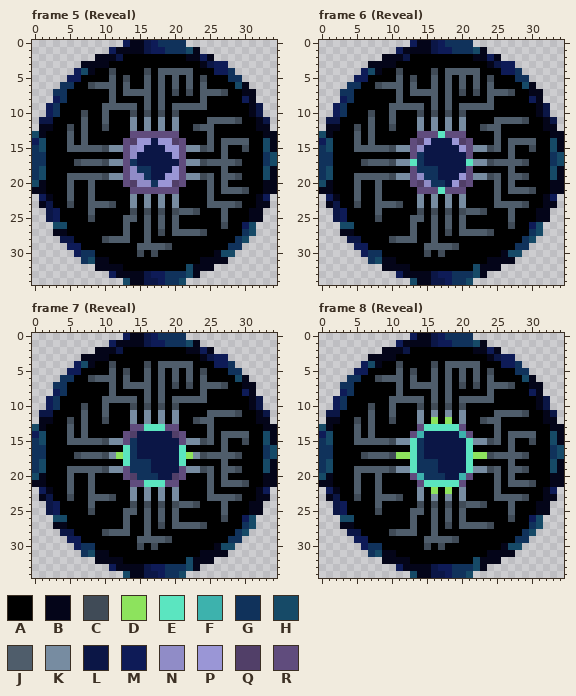
A pixel-art file gets an edit: Assets/Sprites/ArtifactBioluminescent.aseprite. The picture above is the old version.
35x35 pixels, 61 frames. Shown: frame 5 (Reveal), frame 6 (Reveal), frame 7 (Reveal), frame 8 (Reveal). The commit also changed other frames, which this record leaves out.
Palette (. is transparent): A #000000  B #040519  C #404b57  D #8de35d  E #5be5c0  F #3db2ad  G #10325b  H #164a67  J #4f5d6b  K #778ca1  L #0b1646  M #0e1b57  N #908cc7  P #9a96d6  Q #513f68  R #604c7d
And afterwards:
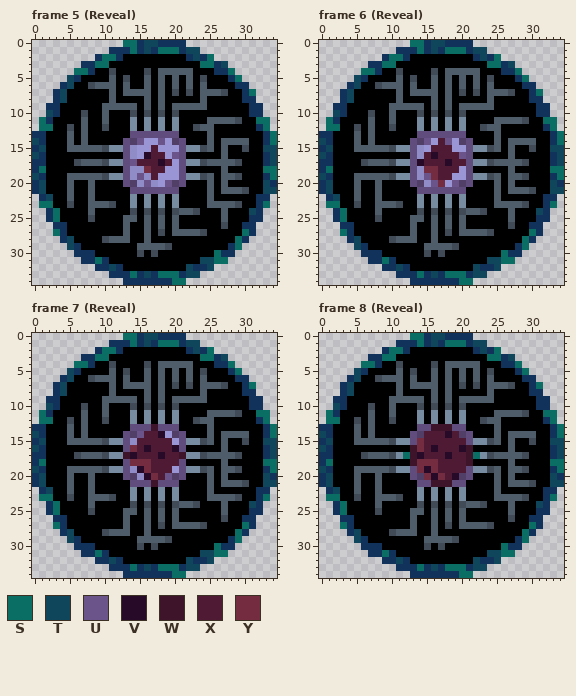
Colours new in this view: S #0a6e65  T #10465b  U #6b548a  V #260a28  W #3d1429  X #4e1a34  Y #732c40
Change:
colour F: #3db2ad -> #632637
Frame 5 (Reveal), layers "artifact", "StoneBackground":
y 0: x 13..17 MBBLM -> SSGTT
y 1: x 11..20 MBBBBLMMGG -> GGGSGTGSSS; x 22..23 HB -> TT
y 2: x 9..12 BBBL -> GSSG; x 22..25 BBMB -> GTGS
y 3: x 7..10 BBBB -> GGSS; x 24..27 BLMM -> SSGT
y 4: x 6..8 MHB -> SSG; x 26..28 MMG -> GGS
y 5: x 5..6 MM -> TG; x 29 G -> S
y 6: x 5 G -> T; x 29..30 HB -> GG
y 7: x 4 G -> T; x 30..31 BB -> GS
y 8: x 3..4 MG -> GT; x 30..31 MB -> GG
y 9: x 2 M -> G; x 31..32 BL -> GG
y 10: x 2 M -> T; x 31..32 BL -> GG
y 11: x 1..2 LL -> SG; x 32..33 BL -> SS
y 12: x 1..2 BB -> SS; x 32..33 BB -> GS
y 13: x 0..1 HB -> GG; x 33..34 BB -> GS
y 14: x 0..1 MH -> TG; x 15 P -> U; x 17..18 LP -> PU; x 33..34 HB -> GS
y 15: x 1 H -> T; x 16..18 LLL -> PXP; x 33..34 HB -> TT
y 16: x 0 G -> T; x 15..20 LLLLLP -> PVXXPU; x 34 H -> T
y 17: x 14..20 GLLLLLL -> UXXXVXP; x 34 H -> T
y 18: x 1 H -> S; x 15..19 GGLLL -> NYXXP; x 33..34 HB -> SS
y 19: x 0..1 GH -> TG; x 15..18 NGLL -> UNXP; x 33..34 HB -> GS
y 20: x 0..1 HB -> GT; x 16..17 NG -> UN; x 19 P -> U; x 33..34 BB -> TG
y 21: x 0..1 BB -> GT; x 33..34 BB -> TT
y 22: x 1..2 MB -> GT; x 32..33 BM -> GG
y 23: x 1..2 BL -> SS; x 32..33 BB -> GS
y 24: x 2..3 LM -> GS; x 31..32 BB -> TG
y 25: x 2..3 LM -> GS; x 31..32 BB -> GG
y 26: x 3..4 HH -> GG; x 30..31 MH -> GG
y 27: x 3..4 BB -> SG; x 30..31 GH -> SG
y 28: x 4..5 LL -> GT; x 29..30 GH -> SG
y 29: x 5..6 MM -> TG; x 29 G -> S
y 30: x 6 M -> G; x 26..28 BHH -> SGG
y 31: x 8..10 HBB -> GSG; x 24..27 BBBB -> TTSS
y 32: x 9..12 BBBB -> GGTG; x 22..25 HBBB -> TGGT
y 33: x 11..20 MBBBBLMMGG -> GGGSGTGSSS; x 22..23 HB -> TT
y 34: x 13..18 HBBLLM -> GGGGGG; x 20..21 GH -> SS
Frame 6 (Reveal), layers "artifact", "StoneBackground":
y 0: x 13..17 MBBLM -> SSGTT
y 1: x 11..20 MBBBBLMMGG -> GGGSGTGSSS; x 22..23 HB -> TT
y 2: x 9..12 BBBL -> GSSG; x 22..25 BBMB -> GTGS
y 3: x 7..10 BBBB -> GGSS; x 24..27 BLMM -> SSGT
y 4: x 6..8 MHB -> SSG; x 26..28 MMG -> GGS
y 5: x 5..6 MM -> TG; x 29 G -> S
y 6: x 5 G -> T; x 29..30 HB -> GG
y 7: x 4 G -> T; x 30..31 BB -> GS
y 8: x 3..4 MG -> GT; x 30..31 MB -> GG
y 9: x 2 M -> G; x 31..32 BL -> GG
y 10: x 2 M -> T; x 31..32 BL -> GG
y 11: x 1..2 LL -> SG; x 32..33 BL -> SS
y 12: x 1..2 BB -> SS; x 32..33 BB -> GS
y 13: x 0..1 HB -> GG; x 17 E -> R; x 33..34 BB -> GS
y 14: x 0..1 MH -> TG; x 15..18 PLLL -> UPXU; x 33..34 HB -> GS
y 15: x 1 H -> T; x 15..19 LLLLL -> PXXXP; x 33..34 HB -> TT
y 16: x 0 G -> T; x 14..20 GLLLLLL -> NXVXXXU; x 34 H -> T
y 17: x 13..21 EGLLLLLLE -> RVXXXVXXR; x 34 H -> T
y 18: x 1 H -> S; x 14..20 GGGLLLL -> NYYXXXP; x 33..34 HB -> SS
y 19: x 0..1 GH -> TG; x 15..19 GGLLL -> UYXXP; x 33..34 HB -> GS
y 20: x 0..1 HB -> GT; x 16..19 GGLP -> UYPU; x 33..34 BB -> TG
y 21: x 0..1 BB -> GT; x 17 E -> R; x 33..34 BB -> TT
y 22: x 1..2 MB -> GT; x 32..33 BM -> GG
y 23: x 1..2 BL -> SS; x 32..33 BB -> GS
y 24: x 2..3 LM -> GS; x 31..32 BB -> TG
y 25: x 2..3 LM -> GS; x 31..32 BB -> GG
y 26: x 3..4 HH -> GG; x 30..31 MH -> GG
y 27: x 3..4 BB -> SG; x 30..31 GH -> SG
y 28: x 4..5 LL -> GT; x 29..30 GH -> SG
y 29: x 5..6 MM -> TG; x 29 G -> S
y 30: x 6 M -> G; x 26..28 BHH -> SGG
y 31: x 8..10 HBB -> GSG; x 24..27 BBBB -> TTSS
y 32: x 9..12 BBBB -> GGTG; x 22..25 HBBB -> TGGT
y 33: x 11..20 MBBBBLMMGG -> GGGSGTGSSS; x 22..23 HB -> TT
y 34: x 13..18 HBBLLM -> GGGGGG; x 20..21 GH -> SS
Frame 7 (Reveal), layers "artifact", "StoneBackground":
y 0: x 13..17 MBBLM -> SSGTT
y 1: x 11..20 MBBBBLMMGG -> GGGSGTGSSS; x 22..23 HB -> TT
y 2: x 9..12 BBBL -> GSSG; x 22..25 BBMB -> GTGS
y 3: x 7..10 BBBB -> GGSS; x 24..27 BLMM -> SSGT
y 4: x 6..8 MHB -> SSG; x 26..28 MMG -> GGS
y 5: x 5..6 MM -> TG; x 29 G -> S
y 6: x 5 G -> T; x 29..30 HB -> GG
y 7: x 4 G -> T; x 30..31 BB -> GS
y 8: x 3..4 MG -> GT; x 30..31 MB -> GG
y 9: x 2 M -> G; x 31..32 BL -> GG
y 10: x 2 M -> T; x 31..32 BL -> GG
y 11: x 1..2 LL -> SG; x 32..33 BL -> SS
y 12: x 1..2 BB -> SS; x 32..33 BB -> GS
y 13: x 0..1 HB -> GG; x 16..18 EEE -> RWR; x 33..34 BB -> GS
y 14: x 0..1 MH -> TG; x 15..19 LLLLL -> UXXVP; x 33..34 HB -> GS
y 15: x 1 H -> T; x 14..20 GLLLLLL -> NXXXXXP; x 33..34 HB -> TT
y 16: x 0 G -> T; x 13..21 EGLLLLLLE -> RYXVXXXVR; x 34 H -> T
y 17: x 12..22 DEGLLLLLLED -> KWVXXXVXXWK; x 34 H -> T
y 18: x 1 H -> S; x 13..21 EGGGLLLLE -> RYYYXXXXR; x 33..34 HB -> SS
y 19: x 0..1 GH -> TG; x 14..20 GGGLLLL -> NVYXXXP; x 33..34 HB -> GS
y 20: x 0..1 HB -> GT; x 15..19 GGGLL -> NVYXU; x 33..34 BB -> TG
y 21: x 0..1 BB -> GT; x 16..18 EEE -> RWR; x 33..34 BB -> TT
y 22: x 1..2 MB -> GT; x 32..33 BM -> GG
y 23: x 1..2 BL -> SS; x 32..33 BB -> GS
y 24: x 2..3 LM -> GS; x 31..32 BB -> TG
y 25: x 2..3 LM -> GS; x 31..32 BB -> GG
y 26: x 3..4 HH -> GG; x 30..31 MH -> GG
y 27: x 3..4 BB -> SG; x 30..31 GH -> SG
y 28: x 4..5 LL -> GT; x 29..30 GH -> SG
y 29: x 5..6 MM -> TG; x 29 G -> S
y 30: x 6 M -> G; x 26..28 BHH -> SGG
y 31: x 8..10 HBB -> GSG; x 24..27 BBBB -> TTSS
y 32: x 9..12 BBBB -> GGTG; x 22..25 HBBB -> TGGT
y 33: x 11..20 MBBBBLMMGG -> GGGSGTGSSS; x 22..23 HB -> TT
y 34: x 13..18 HBBLLM -> GGGGGG; x 20..21 GH -> SS
Frame 8 (Reveal), layers "artifact", "StoneBackground":
y 0: x 13..17 MBBLM -> SSGTT
y 1: x 11..20 MBBBBLMMGG -> GGGSGTGSSS; x 22..23 HB -> TT
y 2: x 9..12 BBBL -> GSSG; x 22..25 BBMB -> GTGS
y 3: x 7..10 BBBB -> GGSS; x 24..27 BLMM -> SSGT
y 4: x 6..8 MHB -> SSG; x 26..28 MMG -> GGS
y 5: x 5..6 MM -> TG; x 29 G -> S
y 6: x 5 G -> T; x 29..30 HB -> GG
y 7: x 4 G -> T; x 30..31 BB -> GS
y 8: x 3..4 MG -> GT; x 30..31 MB -> GG
y 9: x 2 M -> G; x 31..32 BL -> GG
y 10: x 2 M -> T; x 31..32 BL -> GG
y 11: x 1..2 LL -> SG; x 32..33 BL -> SS
y 12: x 1..2 BB -> SS; x 16 D -> K; x 18 D -> K; x 32..33 BB -> GS
y 13: x 0..1 HB -> GG; x 15..19 EEEEE -> RWWWR; x 33..34 BB -> GS
y 14: x 0..1 MH -> TG; x 14..20 FLLLLLF -> QXXXVXQ; x 33..34 HB -> GS
y 15: x 1 H -> T; x 13..21 EGLLLLLLE -> RYXXXXXXR; x 33..34 HB -> TT
y 16: x 0 G -> T; x 13..21 EGLLLLLLE -> WYXVXXXVW; x 34 H -> T
y 17: x 11..23 DDEGLLLLLLEDD -> KSWVXXXVXXWSK; x 34 H -> T
y 18: x 1 H -> S; x 13..21 EGGGLLLLE -> WYYYXXXXW; x 33..34 HB -> SS
y 19: x 0..1 GH -> TG; x 13..21 EGGGLLLLE -> RYVYXXXXR; x 33..34 HB -> GS
y 20: x 0..1 HB -> GT; x 14..20 FGGGLLF -> QYVYXVQ; x 33..34 BB -> TG
y 21: x 0..1 BB -> GT; x 15..19 EEEEE -> RWWWR; x 33..34 BB -> TT
y 22: x 1..2 MB -> GT; x 16 D -> K; x 18 D -> K; x 32..33 BM -> GG
y 23: x 1..2 BL -> SS; x 32..33 BB -> GS
y 24: x 2..3 LM -> GS; x 31..32 BB -> TG
y 25: x 2..3 LM -> GS; x 31..32 BB -> GG
y 26: x 3..4 HH -> GG; x 30..31 MH -> GG
y 27: x 3..4 BB -> SG; x 30..31 GH -> SG
y 28: x 4..5 LL -> GT; x 29..30 GH -> SG
y 29: x 5..6 MM -> TG; x 29 G -> S
y 30: x 6 M -> G; x 26..28 BHH -> SGG
y 31: x 8..10 HBB -> GSG; x 24..27 BBBB -> TTSS
y 32: x 9..12 BBBB -> GGTG; x 22..25 HBBB -> TGGT
y 33: x 11..20 MBBBBLMMGG -> GGGSGTGSSS; x 22..23 HB -> TT
y 34: x 13..18 HBBLLM -> GGGGGG; x 20..21 GH -> SS
Boxes around the changes in both pictures, in picture pixels (x1, y1, x2, y2):
changed: (32, 40, 277, 285)
changed: (319, 40, 564, 285)
changed: (32, 333, 277, 578)
changed: (319, 333, 564, 578)
